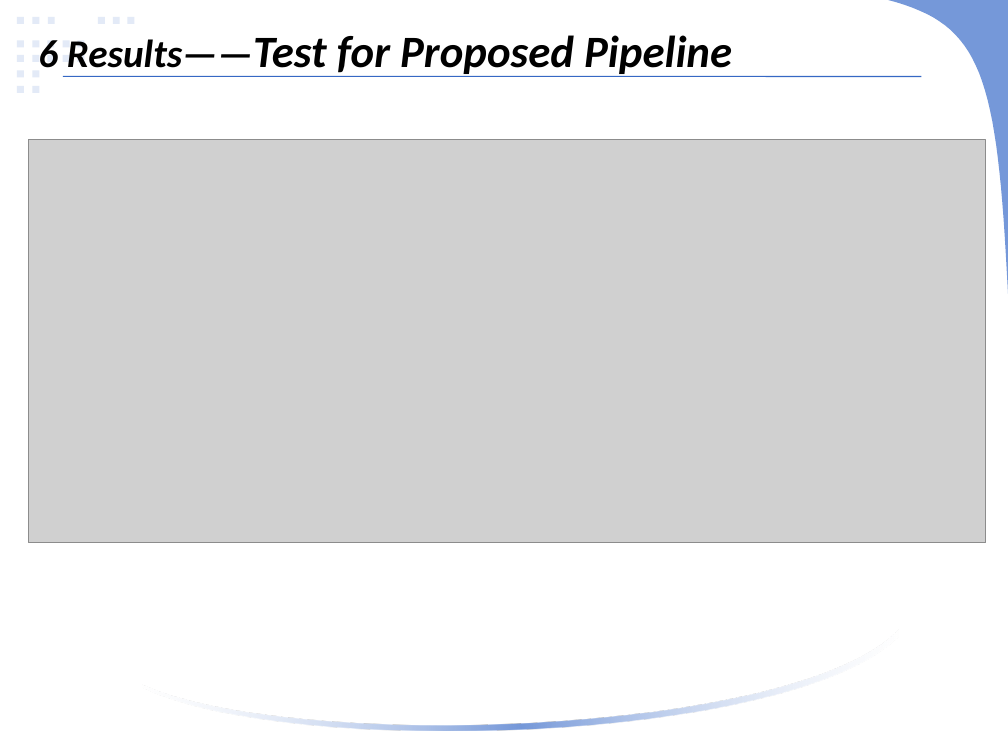
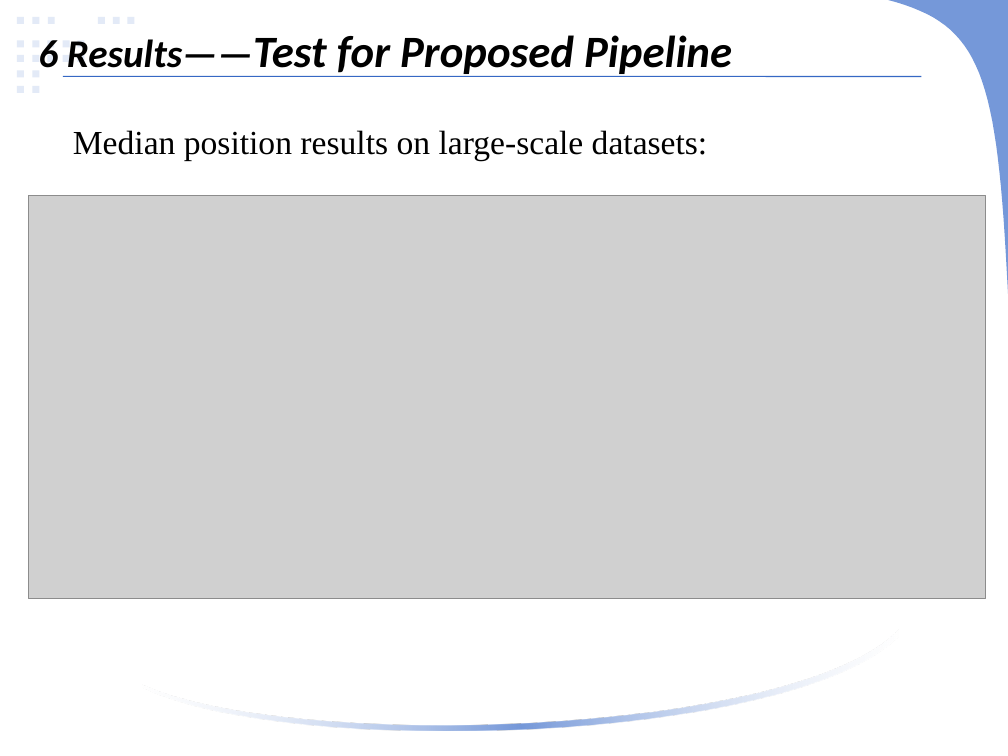
Before and after one commit to linlinge/monday-speech, a slide deck: slide 17 of 2019.03.25 ICCV 2015, Optimizing the Viewing Graph for Structure-from-Motion.pptx. Drawn at 1008x756 pixels with LibreOffice and Linux fonts; fonts in the diff are those of the drawing; grey boxes stand for pictures. Boxes give left, top, right and bottom in pixels: in the first picture for what was removed or moved away, otherwise in the second. Text is boxed around its words. In the diff, an @@ line names an element or a change of style, - is before the commit and + after.

```diff
--- a/2019.03.25 ICCV 2015, Optimizing the Viewing Graph for Structure-from-Motion.pptx
+++ b/2019.03.25 ICCV 2015, Optimizing the Viewing Graph for Structure-from-Motion.pptx
@@ text added at box(73, 130, 708, 161), 24 pt, text #000000 @@
+Median position results on large-scale datasets:
@@ picture: place and size @@
-picture at box(28, 140, 986, 543)
+picture at box(28, 196, 986, 599)
```
Also in this commit, not shown: 5 other slides changed, 1 slide added, 1 other file.
